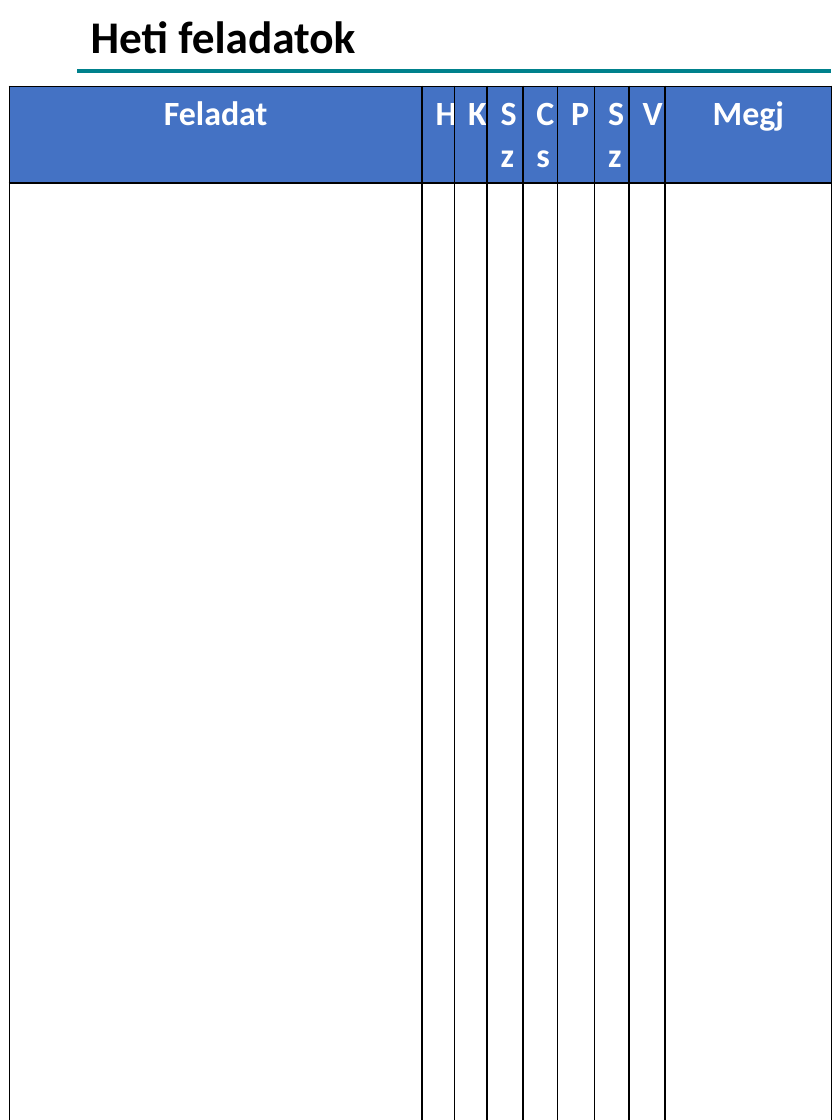
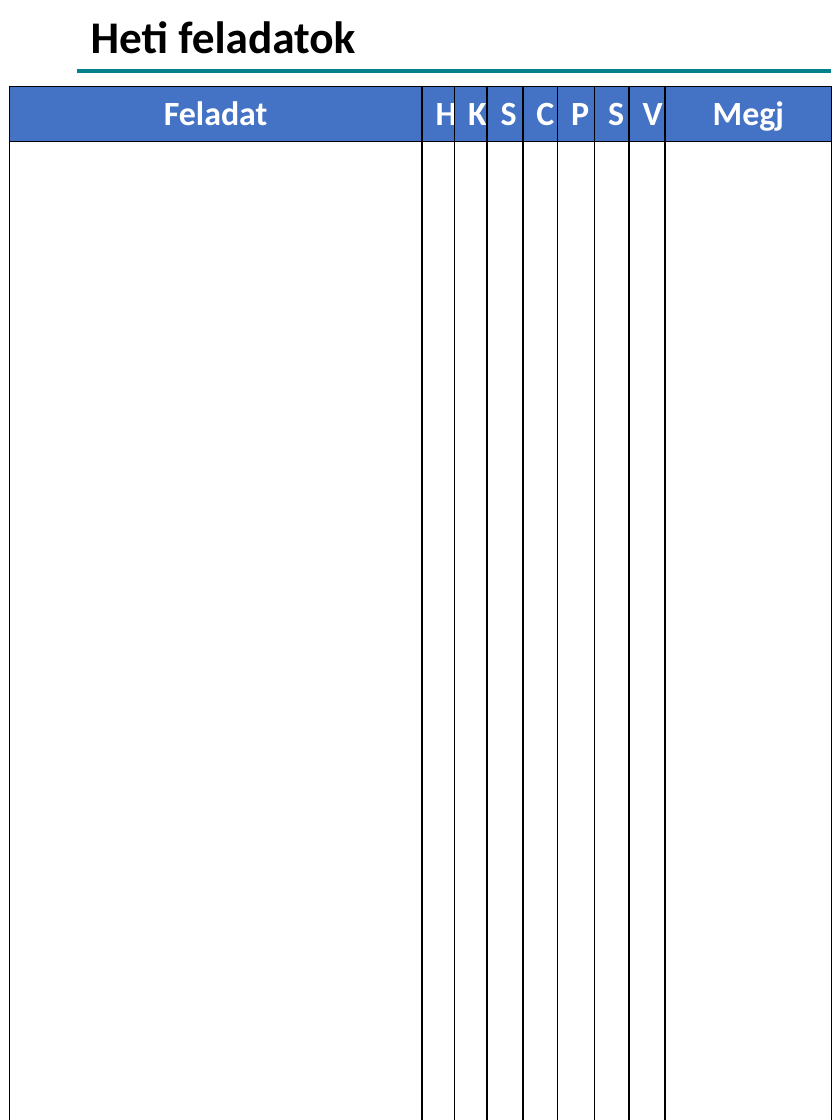
Before and after one commit to devilinside71/Onyx-Boox-Air-2-Plus-Templates, a slide deck: slide 2 of EI_Basics.pptx. Drawn at 840x1120 pixels with LibreOffice and Linux fonts; fonts in the diff are those of the drawing; background and template pictures are left out. Boxes give left, top, right and bottom in pixels: in the first picture for what was removed or moved away, otherwise in the second. Text is boxed around its words. In the diff, an @@ line names an element or a change of style, - is before the commit and + after.

```diff
--- a/EI_Basics.pptx
+++ b/EI_Basics.pptx
@@ table at (9, 87, 829, 1113) @@
-row 1: Feladat | H | K | Sz | Cs | P | Sz | V | Megj
+row 1: Feladat | H | K | S | C | P | S | V | Megj
```
Also in this commit, not shown: 2 other files.
